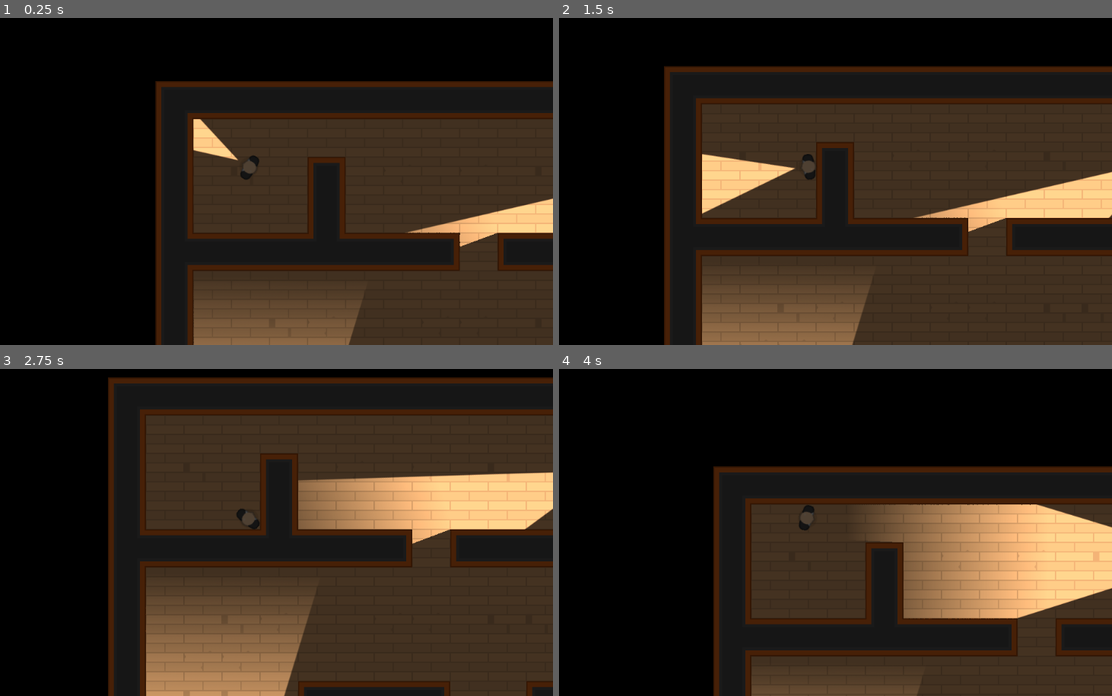
Above: before the commit, frames 1-4 (two rows, left to right).
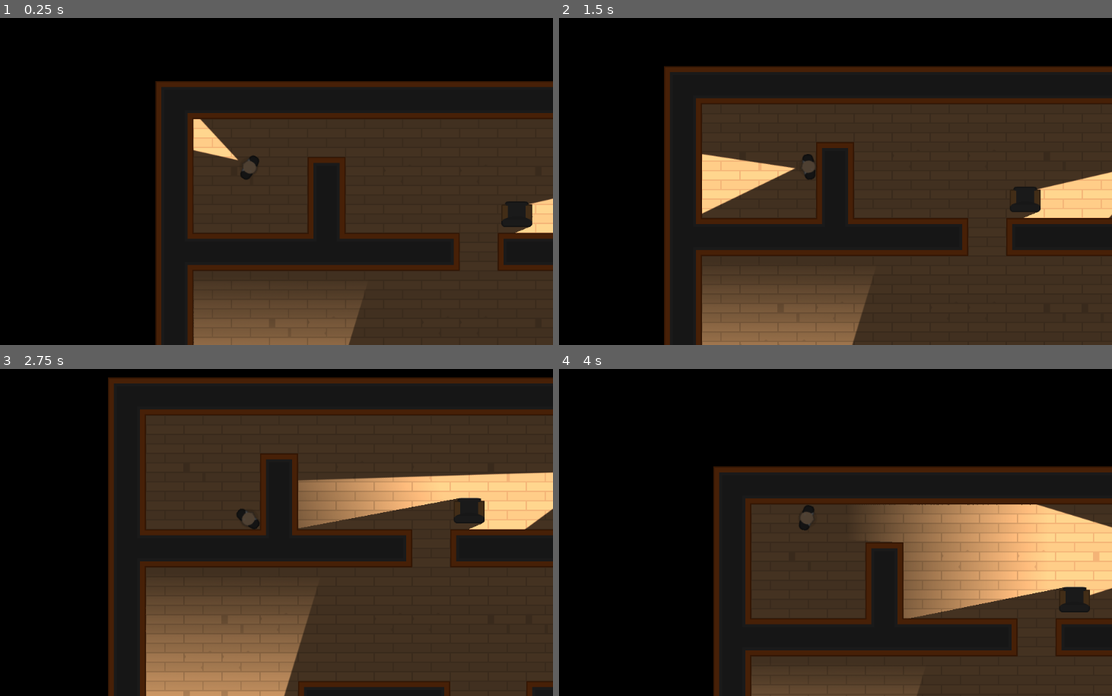
Above: after the commit, the same moments.

Repository: axsaucedo/godot-2d-game
Game: Godot game, scene res://Levels/Level1.tscn
Two runs of this game, one before a commit and one after it. Both use one fixed random seed, a clock stepped at 60 frames per second and the inputs below.
Inputs (mouse positions are in pixels of both pictures, inside the frame that each line leads up to):
- Up to frame 1 (0.25 s): no input
- Up to frame 2 (1.5 s): tap Enter at 0.5 s; move the mouse to (940, 148) at 0.52 s; hold D (move_right) 0.53-1.28 s; tap Space (torch_toggle) at 0.6, 1.35 s; move the mouse to (686, 184) at 1.27 s; hold S (move_down) from 1.28 s (still down)
- Up to frame 3 (2.75 s): move the mouse to (309, 440) at 2.02 s; release S (move_down) at 2.03 s; hold D (move_right) from 2.03 s (still down); tap Space (torch_toggle) at 2.1 s
- Up to frame 4 (4 s): move the mouse to (774, 588) at 2.77 s; release D (move_right) at 2.78 s; hold W (move_up) 2.78-3.53 s; tap Space (torch_toggle) at 2.85, 3.6 s; move the mouse to (990, 571) at 3.52 s; hold A (move_left) from 3.53 s (still down)

The runs differ from the first frame. In frame 1, 1.3% of the frame differs, in the area x 73-97%, y 56-70%; in frame 2, 1.2%; in frame 3, 2.0%, in the area x 53-88%, y 39-54%; in frame 4, 1.5%.
Error in both runs: Invalid get index '0' (on base: 'PoolVector2Array'). (res://Characters/NPCs/Guard.gd:22)

Commit message:
Added furniture

Diff:
--- a/Levels/Level1.tscn
+++ b/Levels/Level1.tscn
@@ -41,6 +41,9 @@
 [node name="Destination9" type="Position2D" parent="Navigation2D/Destinations" index="9"]
 position = Vector2( 960, 512 )
 
+[node name="Furniture" parent="Navigation2D" index="2"]
+tile_data = PoolIntArray( 196617, 2, 0, 655374, 2, 0, 720906, 0, 0, 1048578, 1, 0, 1048579, 3, 0 )
+
 [node name="Camera" parent="Cameras" index="0" instance=ExtResource( 2 )]
 position = Vector2( 856.187, 153.467 )
 rotation = 3.14159
--- a/Levels/TemplateLevel.tscn
+++ b/Levels/TemplateLevel.tscn
@@ -1,7 +1,122 @@
-[gd_scene load_steps=3 format=2]
+[gd_scene load_steps=13 format=2]
 
 [ext_resource path="res://Tiles/Tiles.tres" type="TileSet" id=1]
 [ext_resource path="res://Characters/Player.tscn" type="PackedScene" id=2]
+[ext_resource path="res://assets/GFX/Tilesheet/tilesheet_complete.png" type="Texture" id=3]
+
+[sub_resource type="OccluderPolygon2D" id=7]
+polygon = PoolVector2Array( 0, 0, 64, 0, 64, 64, 0, 64 )
+
+[sub_resource type="ConvexPolygonShape2D" id=1]
+points = PoolVector2Array( 0, 0, 64, 0, 64, 64, 0, 64 )
+
+[sub_resource type="OccluderPolygon2D" id=8]
+polygon = PoolVector2Array( 0, 0, 64, 0, 64, 64, 0, 64 )
+
+[sub_resource type="ConvexPolygonShape2D" id=2]
+points = PoolVector2Array( 0, 0, 64, 0, 64, 64, 0, 64 )
+
+[sub_resource type="OccluderPolygon2D" id=3]
+polygon = PoolVector2Array( 6, 16, 12, 16, 12, 12, 52, 12, 52, 16, 58, 16, 58, 50, 54, 54, 10, 54, 6, 50 )
+
+[sub_resource type="ConvexPolygonShape2D" id=4]
+points = PoolVector2Array( 12, 16, 12, 12, 52, 12, 52, 16, 58, 16, 58, 50, 54, 54, 10, 54, 6, 50, 6, 16 )
+
+[sub_resource type="OccluderPolygon2D" id=9]
+polygon = PoolVector2Array( 0, 0, 64, 0, 64, 64, 0, 64 )
+
+[sub_resource type="ConvexPolygonShape2D" id=5]
+points = PoolVector2Array( 0, 0, 64, 0, 64, 64, 0, 64 )
+
+[sub_resource type="TileSet" id=6]
+0/name = "tilesheet_complete.png 0"
+0/texture = ExtResource( 3 )
+0/tex_offset = Vector2( 0, 0 )
+0/modulate = Color( 1, 1, 1, 1 )
+0/region = Rect2( 1472, 1088, 64, 64 )
+0/tile_mode = 0
+0/occluder_offset = Vector2( 0, 0 )
+0/occluder = SubResource( 7 )
+0/navigation_offset = Vector2( 0, 0 )
+0/shape_offset = Vector2( 0, 0 )
+0/shape_transform = Transform2D( 1, 0, 0, 1, 0, 0 )
+0/shape = SubResource( 1 )
+0/shape_one_way = false
+0/shape_one_way_margin = 1.0
+0/shapes = [ {
+"autotile_coord": Vector2( 0, 0 ),
+"one_way": false,
+"one_way_margin": 1.0,
+"shape": SubResource( 1 ),
+"shape_transform": Transform2D( 1, 0, 0, 1, 0, 0 )
+} ]
+0/z_index = 0
+1/name = "tilesheet_complete.png 1"
+1/texture = ExtResource( 3 )
+1/tex_offset = Vector2( 0, 0 )
+1/modulate = Color( 1, 1, 1, 1 )
+1/region = Rect2( 1280, 1088, 64, 64 )
+1/tile_mode = 0
+1/occluder_offset = Vector2( 0, 0 )
+1/occluder = SubResource( 8 )
+1/navigation_offset = Vector2( 0, 0 )
+1/shape_offset = Vector2( 0, 0 )
+1/shape_transform = Transform2D( 1, 0, 0, 1, 0, 0 )
+1/shape = SubResource( 2 )
+1/shape_one_way = false
+1/shape_one_way_margin = 1.0
+1/shapes = [ {
+"autotile_coord": Vector2( 0, 0 ),
+"one_way": false,
+"one_way_margin": 1.0,
+"shape": SubResource( 2 ),
+"shape_transform": Transform2D( 1, 0, 0, 1, 0, 0 )
+} ]
+1/z_index = 0
+2/name = "tilesheet_complete.png 2"
+2/texture = ExtResource( 3 )
+2/tex_offset = Vector2( 0, 0 )
+2/modulate = Color( 1, 1, 1, 1 )
+2/region = Rect2( 1152, 1152, 64, 64 )
+2/tile_mode = 0
+2/occluder_offset = Vector2( 0, 0 )
+2/occluder = SubResource( 3 )
+2/navigation_offset = Vector2( 0, 0 )
+2/shape_offset = Vector2( 0, 0 )
+2/shape_transform = Transform2D( 1, 0, 0, 1, 0, 0 )
+2/shape = SubResource( 4 )
+2/shape_one_way = false
+2/shape_one_way_margin = 1.0
+2/shapes = [ {
+"autotile_coord": Vector2( 0, 0 ),
+"one_way": false,
+"one_way_margin": 1.0,
+"shape": SubResource( 4 ),
+"shape_transform": Transform2D( 1, 0, 0, 1, 0, 0 )
+} ]
+2/z_index = 0
+3/name = "tilesheet_complete.png 3"
+3/texture = ExtResource( 3 )
+3/tex_offset = Vector2( 0, 0 )
+3/modulate = Color( 1, 1, 1, 1 )
+3/region = Rect2( 1408, 1088, 64, 64 )
+3/tile_mode = 0
+3/occluder_offset = Vector2( 0, 0 )
+3/occluder = SubResource( 9 )
+3/navigation_offset = Vector2( 0, 0 )
+3/shape_offset = Vector2( 0, 0 )
+3/shape_transform = Transform2D( 1, 0, 0, 1, 0, 0 )
+3/shape = SubResource( 5 )
+3/shape_one_way = false
+3/shape_one_way_margin = 1.0
+3/shapes = [ {
+"autotile_coord": Vector2( 0, 0 ),
+"one_way": false,
+"one_way_margin": 1.0,
+"shape": SubResource( 5 ),
+"shape_transform": Transform2D( 1, 0, 0, 1, 0, 0 )
+} ]
+3/z_index = 0
 
 [node name="TemplateLevel" type="Node2D"]
 
@@ -13,6 +128,10 @@
 collision_mask = 5
 format = 1
 tile_data = PoolIntArray( 0, 1, 0, 1, 1, 2, 2, 1, 2, 3, 1, 2, 4, 1, 1, 65536, 1, 65538, 65537, 3, 0, 65538, 3, 0, 65539 …(259 unchanged characters)…
+
+[node name="Furniture" type="TileMap" parent="Navigation2D"]
+tile_set = SubResource( 6 )
+format = 1
 
 [node name="Player" parent="." instance=ExtResource( 2 )]
 position = Vector2( 156.538, 145.377 )
